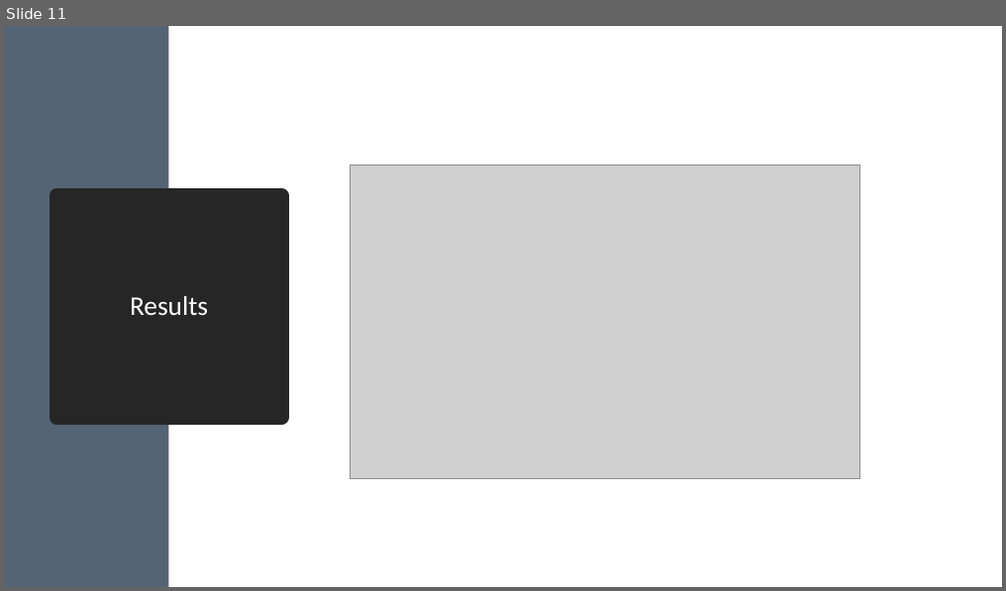
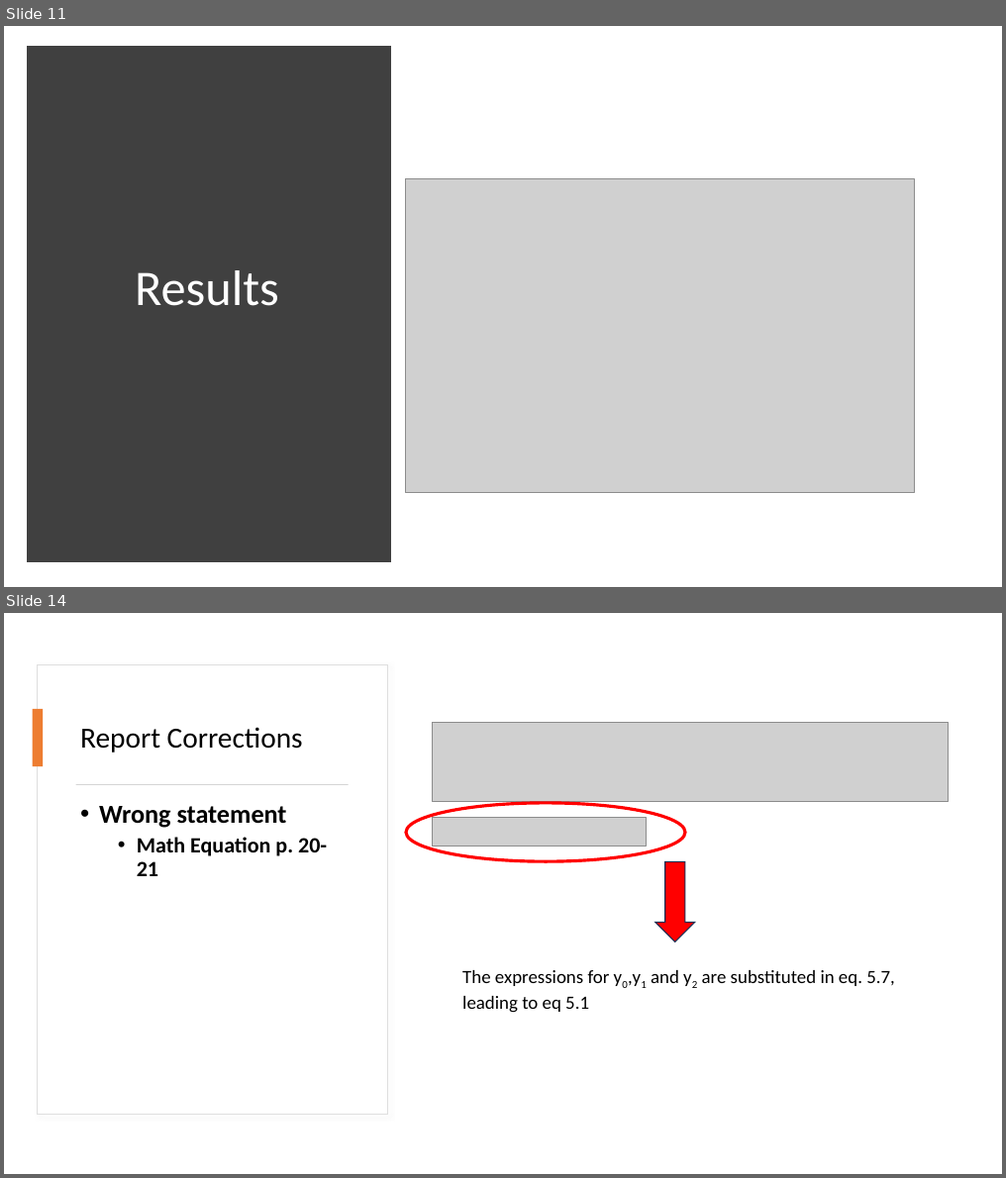
Before and after one commit to lleuch18/P9, a slide deck: Eksamensforberedelse/Fremlæggelse.pptx. Shown one above the other, each under a label of ours: slide 11 before the commit, slides 11 and 14 after it; the slides between them are not shown. The pictures are 1006x591 and 1006x1178 pixels, drawn with LibreOffice and Linux fonts; fonts in the diff are those of the drawing; grey boxes stand for pictures. Boxes give left, top, right and bottom in pixels: in the first picture for what was removed or moved away, otherwise in the second. Text is boxed around its words. In the diff, an @@ line names an element or a change of style, - is before the commit and + after.

```diff
--- a/Eksamensforberedelse/Fremlæggelse.pptx
+++ b/Eksamensforberedelse/Fremlæggelse.pptx
@@ slide 14 added at (x1=4, y1=613, x2=1002, y2=1174), background #FFFFFF @@
@@ rectangle added at (x1=38, y1=664, x2=388, y2=1115), fill #FFFFFF, outline #DEDEDE 0.75 pt @@
@@ rectangle added at (x1=33, y1=709, x2=43, y2=766), fill #ED7D31 @@
@@ title added at (x1=80, y1=727, x2=303, y2=753), 28 pt, text #000000 @@
+Report Corrections
@@ picture added at (x1=433, y1=722, x2=948, y2=801) @@
@@ rectangle added at (x1=76, y1=784, x2=349, y2=785), fill #D5D5D5 @@
@@ text added at (x1=99, y1=806, x2=327, y2=876), 21 pt, text #000000, bold @@
+• Wrong statement
+  • Math Equation p. 20-21
@@ ellipse added at (x1=406, y1=803, x2=685, y2=861), outline #FF0000 3 pt @@
@@ picture added at (x1=433, y1=817, x2=646, y2=847) @@
@@ down arrow added at (x1=655, y1=862, x2=695, y2=943), fill #FF0000, outline #1E3256 1 pt @@
@@ text added at (x1=462, y1=970, x2=895, y2=1013), 18 pt, text #000000 @@
+The expressions for y0,y1 and y2 are substituted in eq. 5.7,
+leading to eq 5.1
@@ slide 11 changed as well @@
@@ rectangle removed at (x1=4, y1=26, x2=168, y2=587) @@
@@ rectangle added at (x1=32, y1=52, x2=386, y2=558), fill #404040, outline #404040 10 pt @@
@@ title "Results" resized from (x1=56, y1=196, x2=282, y2=417) to (x1=64, y1=86, x2=350, y2=493) @@
@@ title "Results" at (x1=64, y1=86, x2=350, y2=493): size 26 to 48 pt; fill #262626 to none; outline #262626 13.75 pt to none @@
@@ picture moved from (x1=350, y1=165, x2=859, y2=478) to (x1=405, y1=178, x2=915, y2=493) @@
```
Also in this commit, not shown: 10 other slides changed, 13 other slides added, 3 slides removed, 4 other files.
